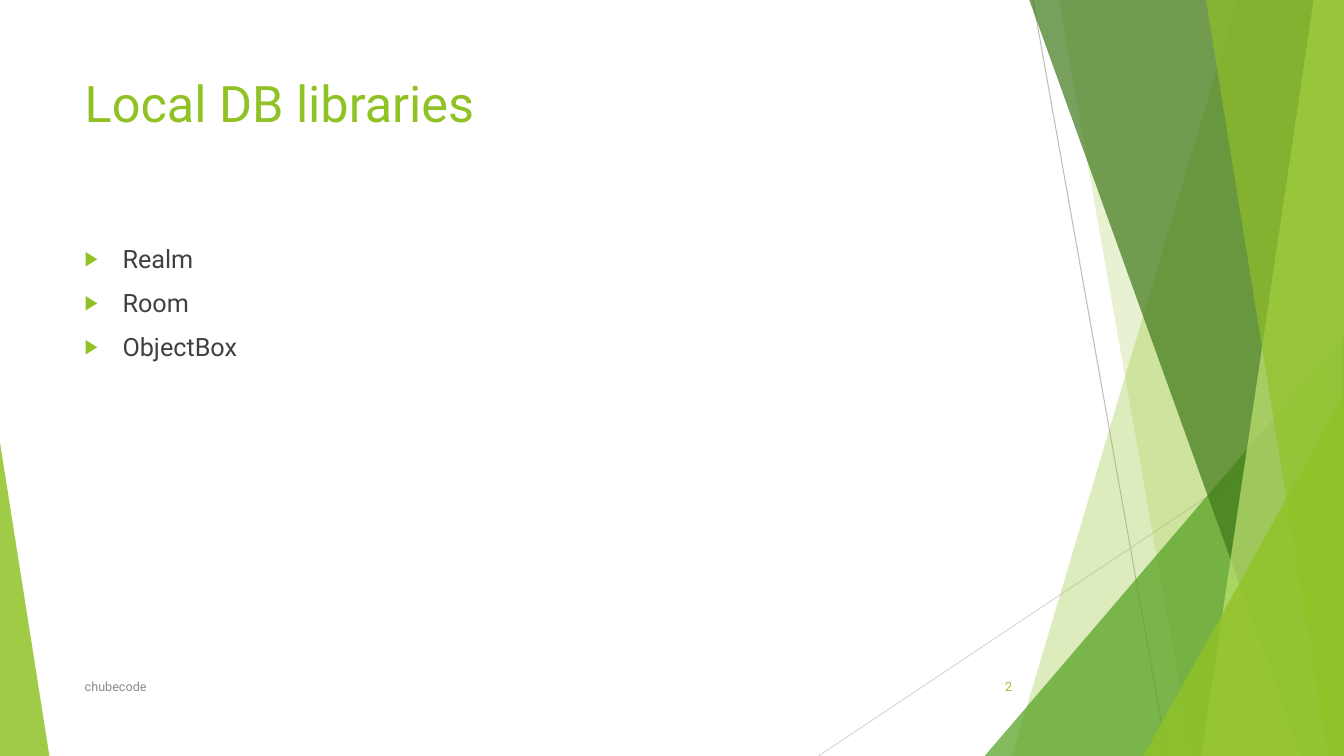
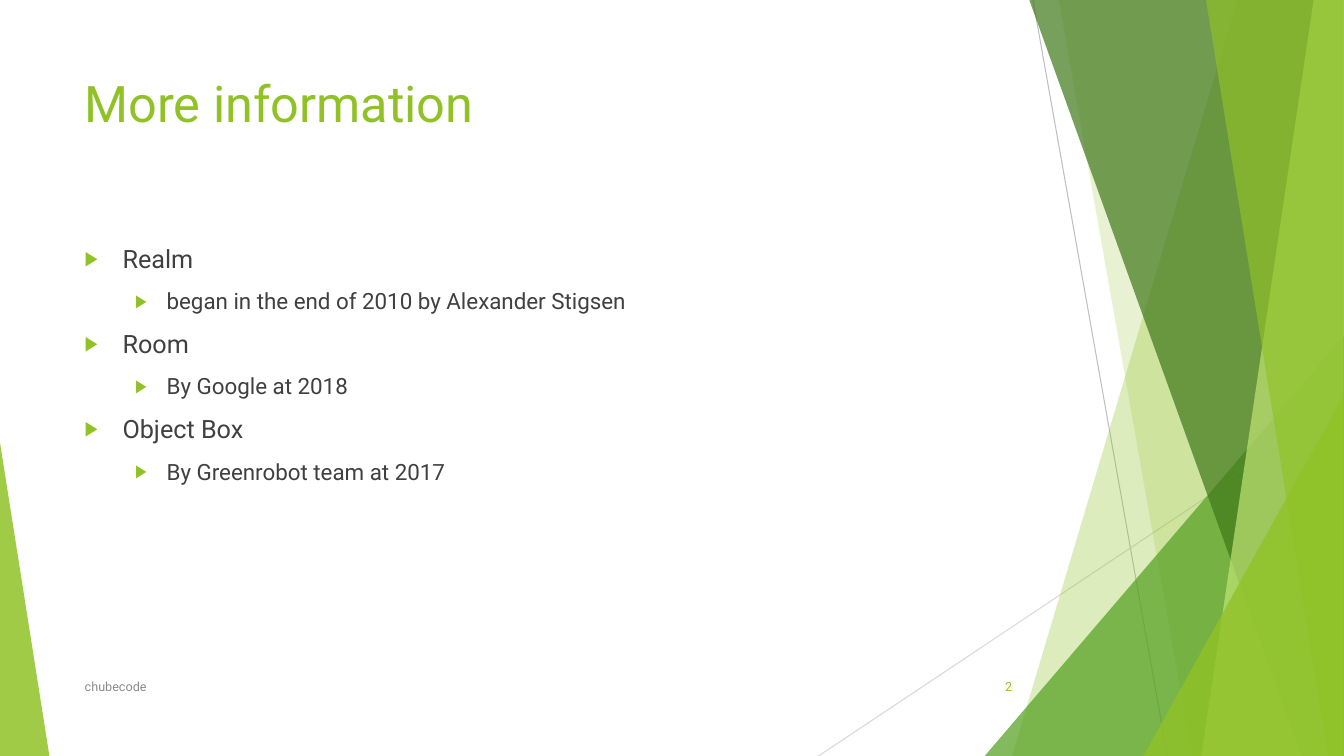
Before and after one commit to chubecode/allwaytolocaldb, a slide deck: slide 2 of LocalDB_chubecode.pptx. Drawn at 1344x756 pixels with LibreOffice and Linux fonts; fonts in the diff are those of the drawing. Boxes give left, top, right and bottom in pixels: in the first picture for what was removed or moved away, otherwise in the second. Text is boxed around its words. In the diff, an @@ line names an element or a change of style, - is before the commit and + after.

```diff
--- a/LocalDB_chubecode.pptx
+++ b/LocalDB_chubecode.pptx
@@ title at (x1=85, y1=83, x2=473, y2=123): text changed @@
-Local DB libraries
+More information
@@ text at (x1=167, y1=292, x2=625, y2=314): paragraph added @@
+  ▶ began in the end of 2010 by Alexander Stigsen
@@ text at (x1=123, y1=377, x2=445, y2=485): text changed; size 18 to 16 pt @@
-▶ ObjectBox
+  ▶ By Google at 2018
+▶ Object Box
+  ▶ By Greenrobot team at 2017
```
Also in this commit, not shown: 2 other slides changed, 3 slides added.
